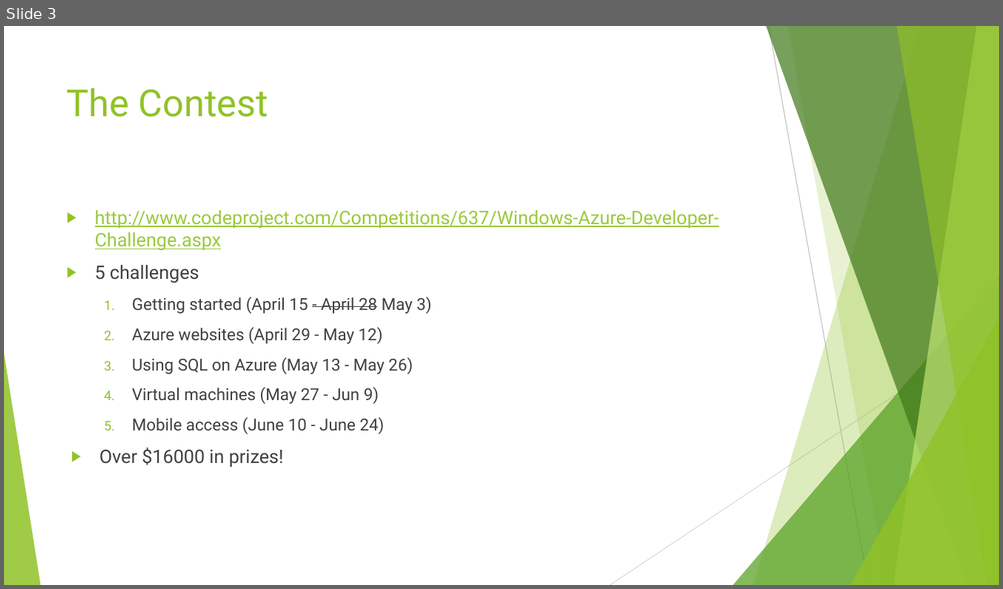
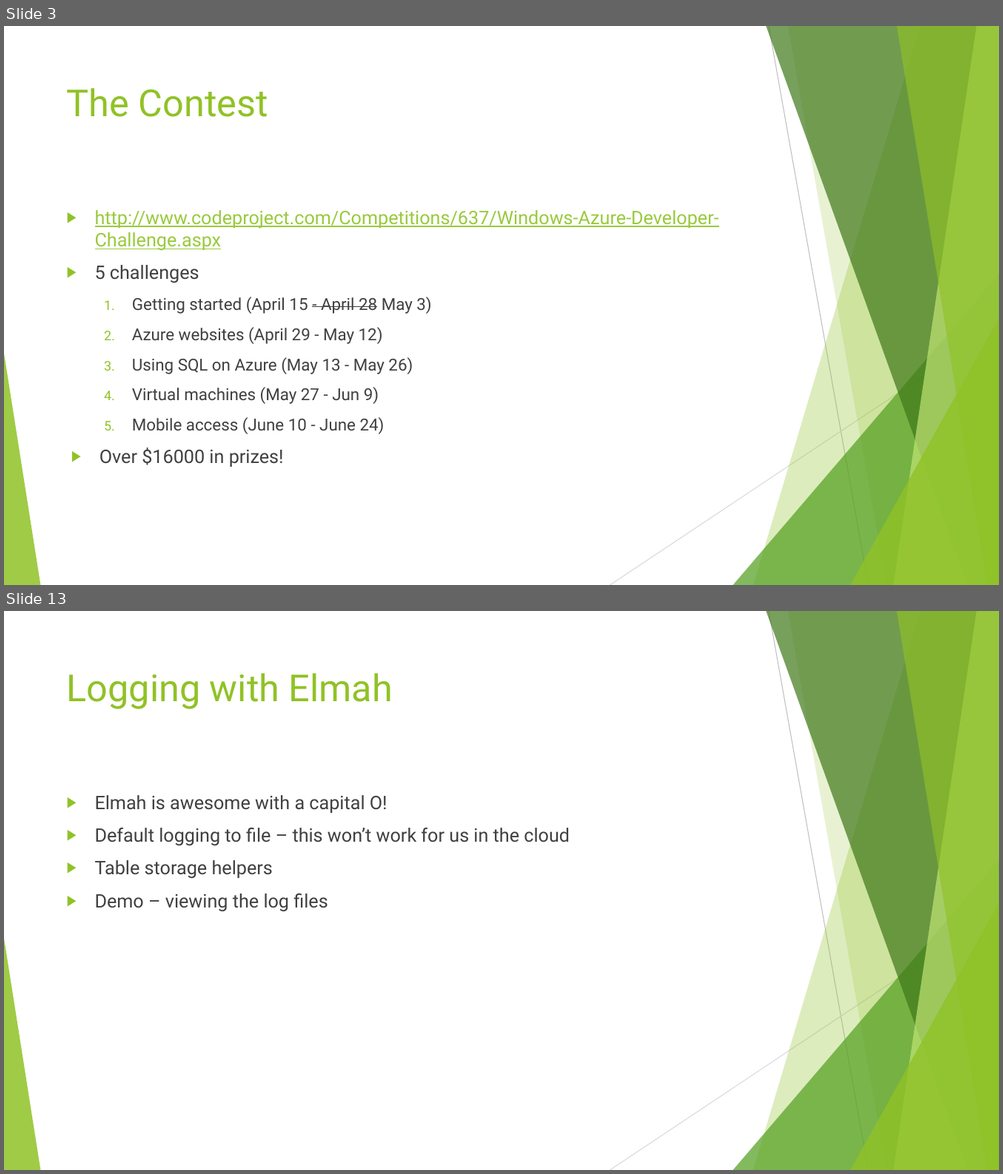
Before and after one commit to phillee007/youconf, a slide deck: The CodeProject Windows Azure Developer Contest.pptx. Shown one above the other, each under a label of ours: slide 3 before the commit, slides 3 and 13 after it; the slides between them are not shown. The pictures are 1003x589 and 1003x1174 pixels, drawn with LibreOffice and Linux fonts; fonts in the diff are those of the drawing. Boxes give left, top, right and bottom in pixels: in the first picture for what was removed or moved away, otherwise in the second. Text is boxed around its words. In the diff, an @@ line names an element or a change of style, - is before the commit and + after.

```diff
--- a/The CodeProject Windows Azure Developer Contest.pptx
+++ b/The CodeProject Windows Azure Developer Contest.pptx
@@ slide 13 added at bbox=[4, 611, 999, 1170], background #FFFFFF; not listed: 10 template elements that a slide beside it also shows @@
@@ title added at bbox=[67, 673, 392, 709], 36 pt, text #90C226 @@
+Logging with Elmah
@@ text added at bbox=[95, 795, 569, 912], 18 pt, text #404040 @@
+▶ Elmah is awesome with a capital O!
+▶ Default logging to file – this won’t work for us in the cloud
+▶ Table storage helpers
+▶ Demo – viewing the log files
```
Also in this commit, not shown: 2 slides changed, 12 other slides added.
